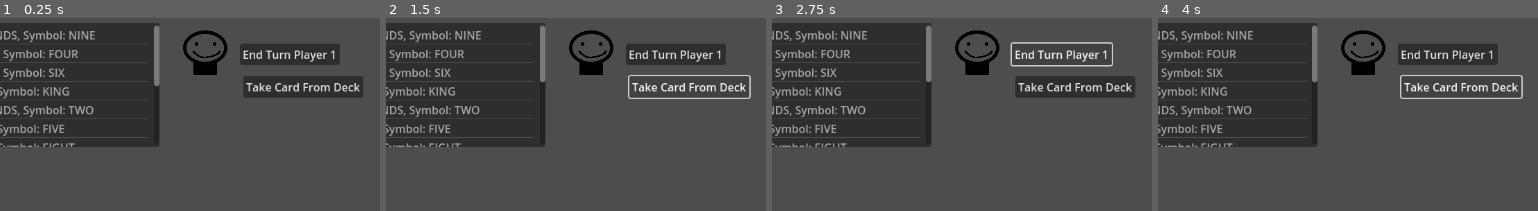
Above: before the commit, frames 1-4 (left to right).
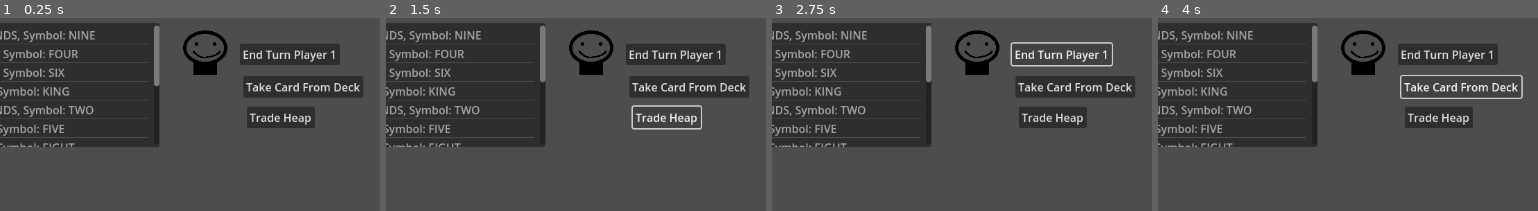
Above: after the commit, the same moments.

Repository: Brentem/JokerRummy
Game: Godot game, scene res://scenes/main.tscn
The game is run twice, just before and just after one commit, with the same random seed, the same clock (stepped at 60 frames per second) and the same inputs.
Inputs:
- Up to frame 1 (0.25 s): no input
- Up to frame 2 (1.5 s): click "Take Card From Deck" at 0.5 s; click "Take Card From Deck" (after the commit: "Trade Heap") at 1.25 s
- Up to frame 3 (2.75 s): click "End Turn Player 1" at 2 s
- Up to frame 4 (4 s): click "End Turn Player 1" at 2.75 s; click "Take Card From Deck" at 3.5 s
The pictures show only the part of the screen within x 50-100%, y 0-50%; the shares and areas given below are measured in that part.

The runs differ from the first frame. In frame 1, 1.8% of the frame differs, in the area x 65-83%, y 46-57%; in frame 2, 1.6%; in frame 3, 1.8%; in frame 4, 1.8%.

Commit message:
Added Trade Heap Function.

Diff:
--- a/project/scenes/main.tscn
+++ b/project/scenes/main.tscn
@@ -97,6 +97,20 @@
 offset_bottom = 959.0
 text = "Lay cards on table"
 
+[node name="TradeHeapButton1" type="Button" parent="Buttons"]
+offset_left = 960.0
+offset_top = 128.0
+offset_right = 1058.0
+offset_bottom = 159.0
+text = "Trade Heap"
+
+[node name="TradeHeapButton2" type="Button" parent="Buttons"]
+offset_left = 962.0
+offset_top = 840.0
+offset_right = 1060.0
+offset_bottom = 871.0
+text = "Trade Heap"
+
 [node name="ItemLists" type="Node" parent="."]
 
 [node name="DeckList" type="ItemList" parent="ItemLists"]
@@ -145,3 +159,5 @@
 [connection signal="pressed" from="Buttons/HeapButton2" to="." method="_on_action_button_pressed" binds= ["HeapButton", 1]]
 [connection signal="pressed" from="Buttons/TableButton1" to="." method="_on_action_button_pressed" binds= ["TableButton", 0]]
 [connection signal="pressed" from="Buttons/TableButton2" to="." method="_on_action_button_pressed" binds= ["TableButton", 1]]
+[connection signal="pressed" from="Buttons/TradeHeapButton1" to="." method="_on_action_button_pressed" binds= ["TradeHeapButton", 0]]
+[connection signal="pressed" from="Buttons/TradeHeapButton2" to="." method="_on_action_button_pressed" binds= ["TradeHeapButton", 1]]
--- a/project/scripts/main.gd
+++ b/project/scripts/main.gd
@@ -10,12 +10,14 @@
 const DeckButton := "DeckButton"
 const HeapButton := "HeapButton"
 const TableButton := "TableButton"
+const TradeHeapButton := "TradeHeapButton"
 
 enum Event
 {
 	NoEvent,
 	PickDeckButtonEvent,
 	PickHeapButtonEvent, #TODO: Make use of this
+	TradeHeapButtonEvent, #TODO: Make use of this
 	LayTableButtonEvent,
 	LayHeapButtonEvent,
 	TurnButtonEvent
@@ -66,3 +68,5 @@
 		eventQueue.append(Event.LayHeapButtonEvent)
 	elif button_type == TableButton:
 		eventQueue.append(Event.LayTableButtonEvent)
+	elif button_type == TradeHeapButton:
+		eventQueue.append(Event.TradeHeapButtonEvent)
--- a/project/scripts/player_state_machine.gd
+++ b/project/scripts/player_state_machine.gd
@@ -7,6 +7,7 @@
 var _uiLogic : UILogic
 var _players : Array[Player] = []
 var _playerId : int = 0
+var _tradeHeap : bool = true
 
 func _init(players : Array[Player], uiLogic: UILogic):
 	_players = players
@@ -33,8 +34,12 @@
 	if event == Event.PickDeckButtonEvent:
 		player.state = State.LayingCards
 		_uiLogic.TakeCardFromDeck(_playerId)
-	elif event == Event.PickHeapButtonEvent:
+		_tradeHeap = false
+	elif (event == Event.PickHeapButtonEvent) && !_tradeHeap:
 		pass #TODO: Implement
+	elif (event == Event.TradeHeapButtonEvent) && _tradeHeap:
+		_uiLogic.TradeHeap(_playerId)
+		player.state = State.TurnIsOver
 
 func handleLayingCardsState(player: Player, event: Event) -> void:
 	if event == Event.LayTableButtonEvent:
--- a/project/scripts/ui_logic.gd
+++ b/project/scripts/ui_logic.gd
@@ -36,6 +36,7 @@
 
 	_heapCards.append(_deck.GetCardFromDeck())
 
+# Public functions:
 func Load() -> void:
 	if _load == false:
 		return
@@ -81,6 +82,16 @@
 		count += 1
 	_load = true
 
+func TradeHeap(playerId: int) -> void:
+	var cardId := playerCardSelected(playerId)
+	var selectedCard : CardInfo = _playerCards[playerId].pop_at(cardId)
+	var heapCard : CardInfo = _heapCards.pop_front()
+
+	_heapCards.append(selectedCard)
+	_playerCards[playerId].append(heapCard)
+	_load = true
+
+# Private functions:
 func playerCardSelected(playerId: int) -> int:
 	var count := 0
 	var val := 0
